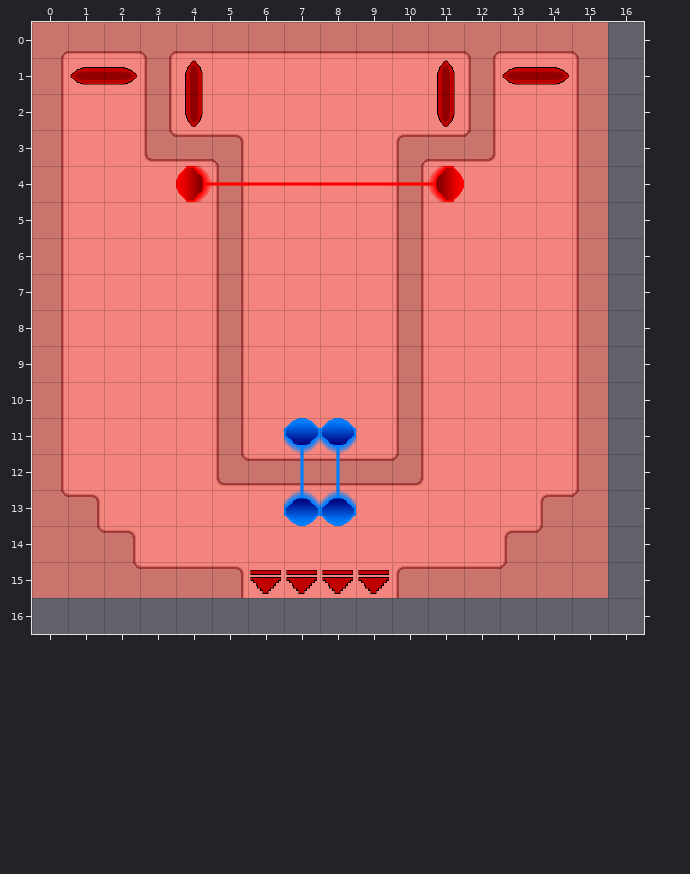
Tiled map, stored at data/maps/heart.tmx. The first picture shows the starting point.
Cells are 42x42 px. Shown: x 0..16, y 0..16. The old version is drawn lined up with the new one.
After:
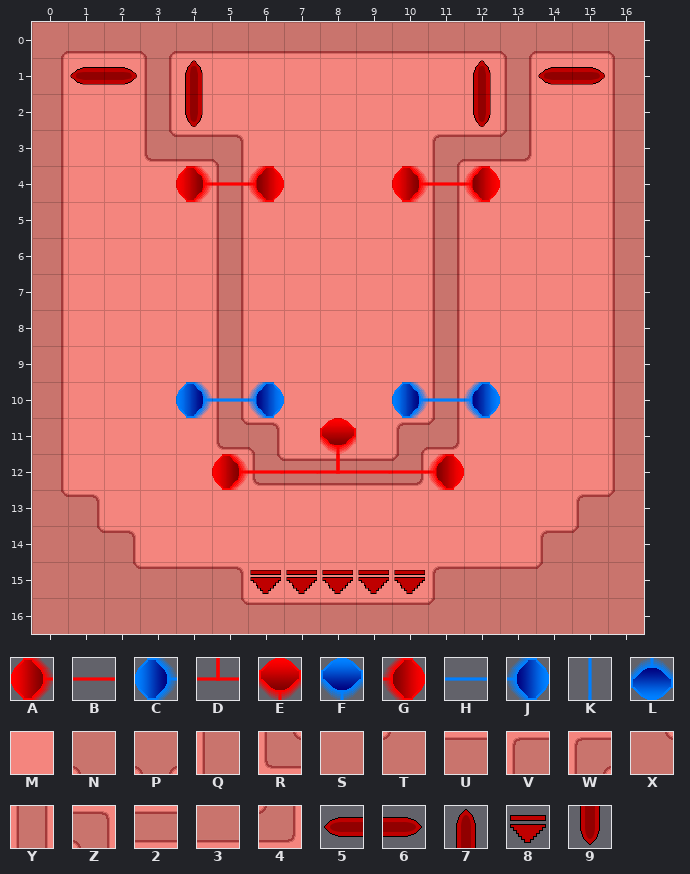
Key: from "artery_and_vein": A 1, B 3, C 5, D 7, E 11, F 15, G 21, H 23, J 25, K 33, L 35; from "body_tiles": M 0, N 1, P 2, Q 5, R 9, S 12, T 13, U 17, V 20, W 21, X 25, Y 28, Z 33, 2 40, 3 41, 4 45; from "start_and_goal": 5 0, 6 2, 7 3, 8 8, 9 9.
_ is an empty cell.
The exact change:
{"change": "map size 16x16 -> 17x17 cells"}
{"where": "layer \"background\""}
{"y":0,"x":12,"old":"P3","new":"3P"}
{"y":0,"x":15,"old":"N_","new":"3N"}
{"y":1,"x":12,"old":"YM","new":"MY"}
{"y":1,"x":15,"old":"Q_","new":"MQ"}
{"y":2,"x":12,"old":"YM","new":"MY"}
{"y":2,"x":15,"old":"Q_","new":"MQ"}
{"y":3,"x":10,"old":"W24M","new":"MW24"}
{"y":3,"x":15,"old":"Q_","new":"MQ"}
{"y":4,"x":10,"old":"YM","new":"MY"}
{"y":4,"x":15,"old":"Q_","new":"MQ"}
{"y":5,"x":10,"old":"YM","new":"MY"}
{"y":5,"x":15,"old":"Q_","new":"MQ"}
{"y":6,"x":10,"old":"YM","new":"MY"}
{"y":6,"x":15,"old":"Q_","new":"MQ"}
{"y":7,"x":10,"old":"YM","new":"MY"}
{"y":7,"x":15,"old":"Q_","new":"MQ"}
{"y":8,"x":10,"old":"YM","new":"MY"}
{"y":8,"x":15,"old":"Q_","new":"MQ"}
{"y":9,"x":10,"old":"YM","new":"MY"}
{"y":9,"x":15,"old":"Q_","new":"MQ"}
{"y":10,"x":10,"old":"YM","new":"MY"}
{"y":10,"x":15,"old":"Q_","new":"MQ"}
{"y":11,"x":5,"old":"YM","new":"RZ"}
{"y":11,"x":10,"old":"YM","new":"W4"}
{"y":11,"x":15,"old":"Q_","new":"MQ"}
{"y":12,"x":5,"old":"R2","new":"MR"}
{"y":12,"x":15,"old":"Q_","new":"MQ"}
{"y":13,"x":14,"old":"VT_","new":"MVT"}
{"y":14,"x":13,"old":"VTS_","new":"MVTS"}
{"y":15,"x":10,"old":"VU","new":"MV"}
{"y":15,"x":13,"old":"TS","new":"UT"}
{"y":15,"x":16,"old":"_","new":"S"}
{"y":16,"x":0,"old":"_________________","new":"SSSSSXUUUUUTSSSSS"}
{"where": "layer \"veins\""}
{"y":10,"x":4,"old":"___","new":"CHJ"}
{"y":10,"x":10,"old":"___","new":"CHJ"}
{"y":11,"x":7,"old":"FF","new":"__"}
{"y":12,"x":7,"old":"KK","new":"__"}
{"y":13,"x":7,"old":"LL","new":"__"}
{"where": "layer \"arteries\""}
{"y":1,"x":11,"old":"7_56_","new":"_7_56"}
{"y":2,"x":11,"old":"9_","new":"_9"}
{"y":4,"x":6,"old":"BBBBBG_","new":"G___ABG"}
{"y":11,"x":8,"old":"_","new":"E"}
{"y":12,"x":5,"old":"_______","new":"ABBDBBG"}
{"y":15,"x":10,"old":"_","new":"8"}
{"label":"changed","picture_box":[32,22,644,634]}
